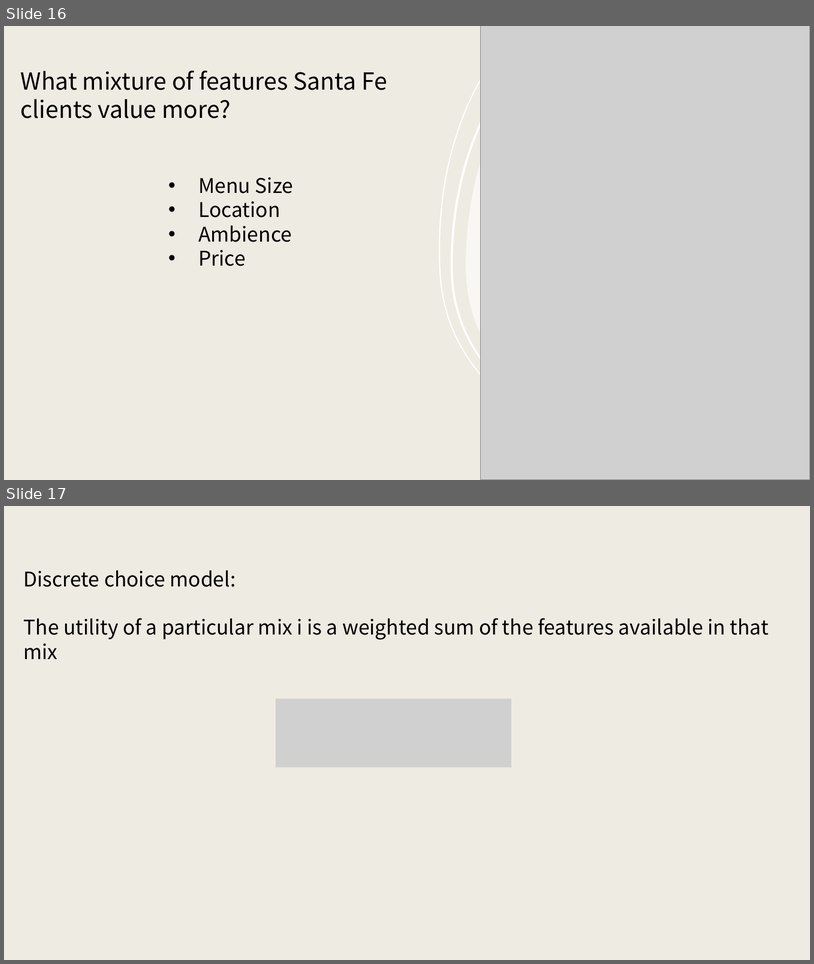
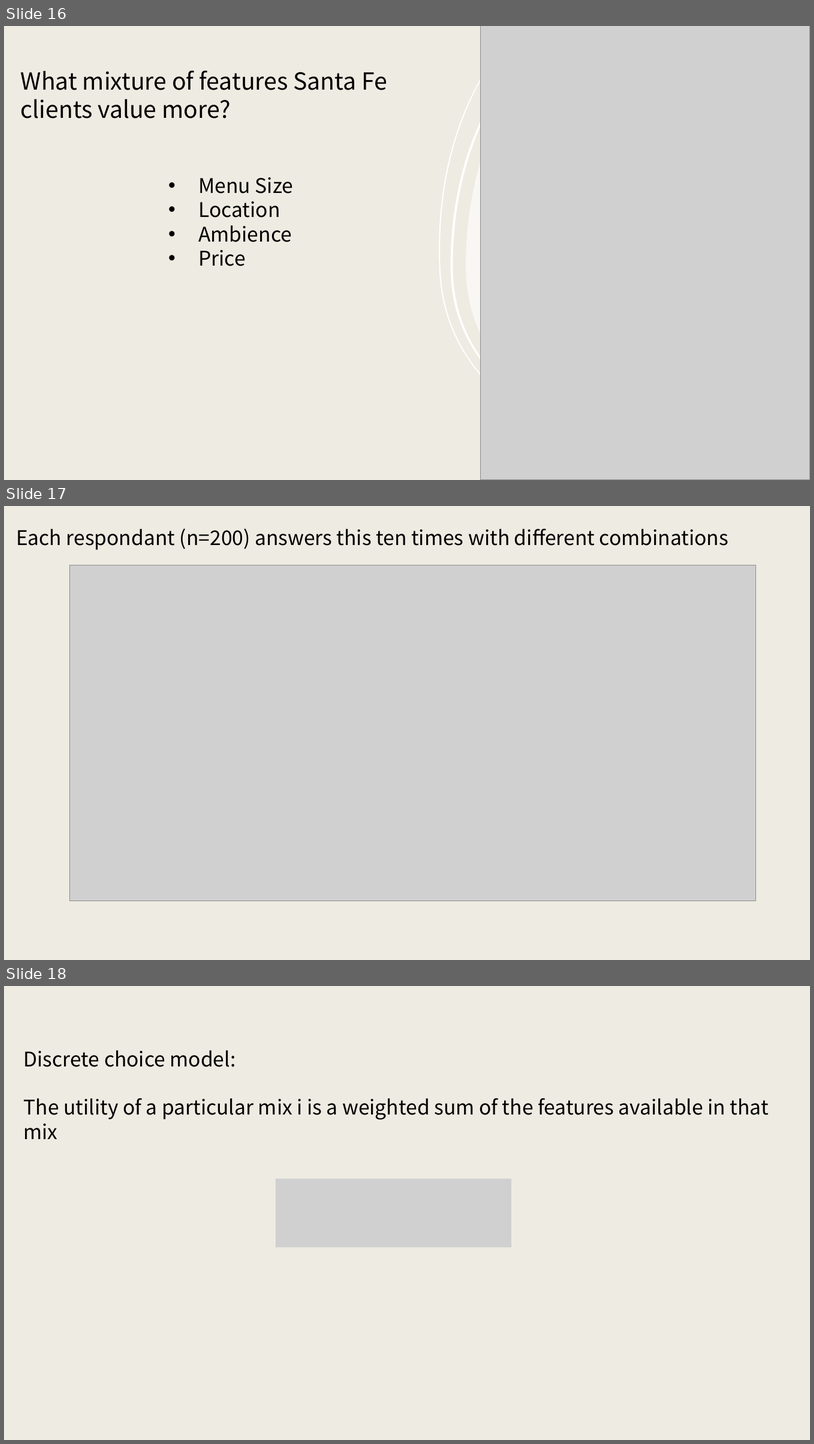
Before and after one commit to santiagoalonso/Marketing_Data_Analyses_TEC, a slide deck: Slides_SPSS/5_SPSS.pptx. Shown one above the other, each under a label of ours: slides 16 and 17 before the commit, slides 16, 17 and 18 after it. The pictures are 814x964 and 814x1444 pixels, drawn with LibreOffice and Linux fonts; fonts in the diff are those of the drawing; grey boxes stand for pictures. Boxes give left, top, right and bottom in pixels: in the first picture for what was removed or moved away, otherwise in the second. Text is boxed around its words. In the diff, an @@ line names an element or a change of style, - is before the commit and + after.

```diff
--- a/Slides_SPSS/5_SPSS.pptx
+++ b/Slides_SPSS/5_SPSS.pptx
@@ slide 17 added at [4,506,810,960], background #EEEBE2 @@
@@ text added at [16,528,729,550], 24 pt, text #000000 @@
+Each respondant (n=200) answers this ten times with different combinations
@@ picture added at [70,565,756,901] @@
@@ what was slide 17 is now slide 18 @@
```
Also in this commit, not shown: 1 slide removed, 6 other files.
